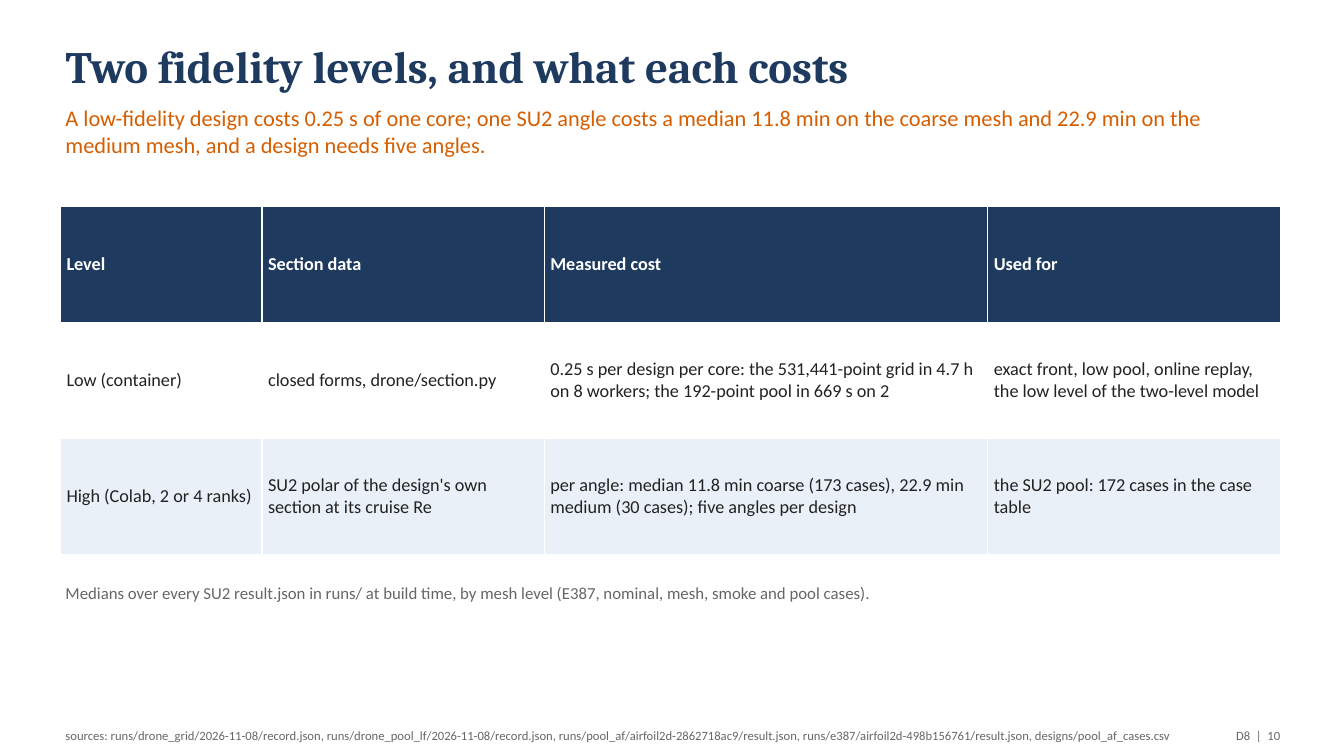
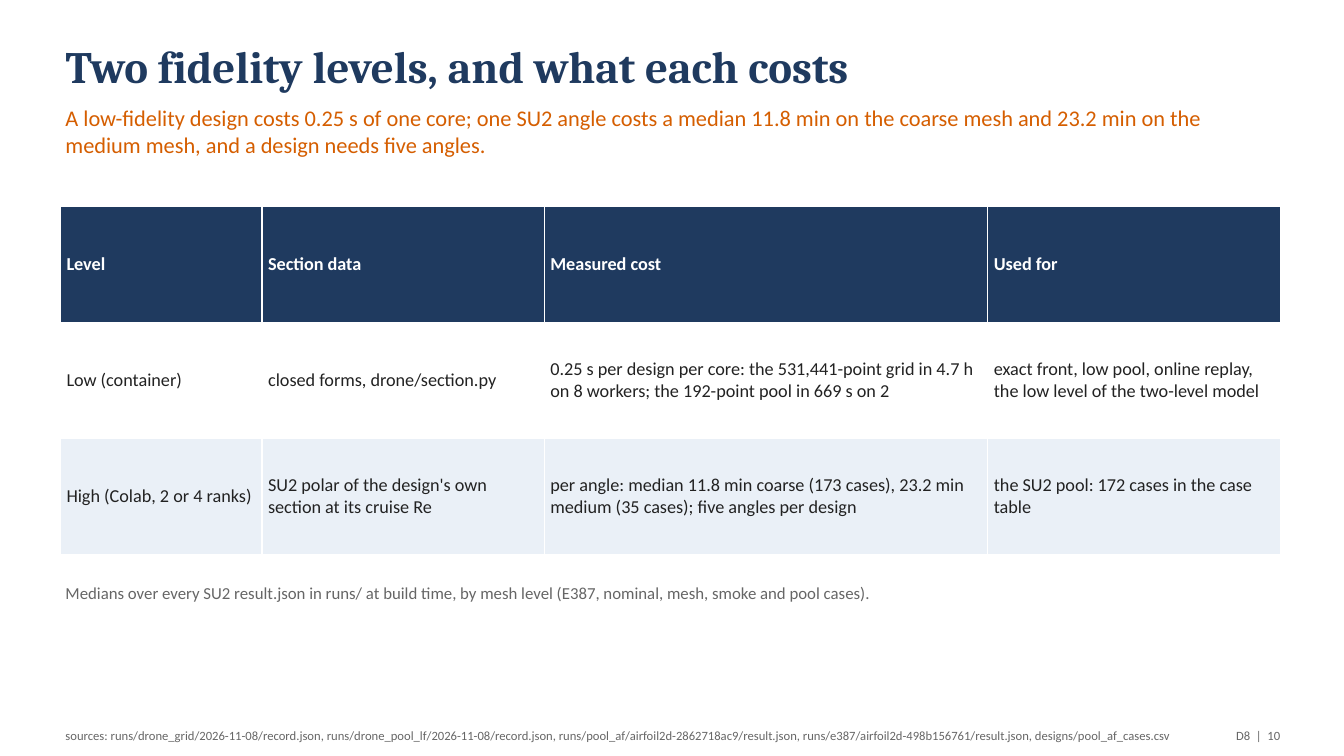
Before and after one commit to emarinhoss/ai-engineering, a slide deck: slide 10 of docs/talk/deck_drone.pptx. Drawn at 1344x756 pixels with LibreOffice and Linux fonts; fonts in the diff are those of the drawing. Boxes give left, top, right and bottom in pixels: in the first picture for what was removed or moved away, otherwise in the second. Text is boxed around its words. In the diff, an @@ line names an element or a change of style, - is before the commit and + after.

```diff
--- a/docs/talk/deck_drone.pptx
+++ b/docs/talk/deck_drone.pptx
@@ text at bbox=[65, 110, 1200, 157]: text changed @@
-A low-fidelity design costs 0.25 s of one core; one SU2 angle costs a median 11.8 min on the coarse mesh and 22.9 min on the medium mesh, and a design needs five angles.
+A low-fidelity design costs 0.25 s of one core; one SU2 angle costs a median 11.8 min on the coarse mesh and 23.2 min on the medium mesh, and a design needs five angles.
@@ table at bbox=[60, 207, 1280, 555] @@
-row 3, column 3: per angle: median 11.8 min coarse (173 cases), 22.9 min medium (30 cases); five angles per design
+row 3, column 3: per angle: median 11.8 min coarse (173 cases), 23.2 min medium (35 cases); five angles per design
```
Also in this commit, not shown: 19 other slides changed, 21 other files.
